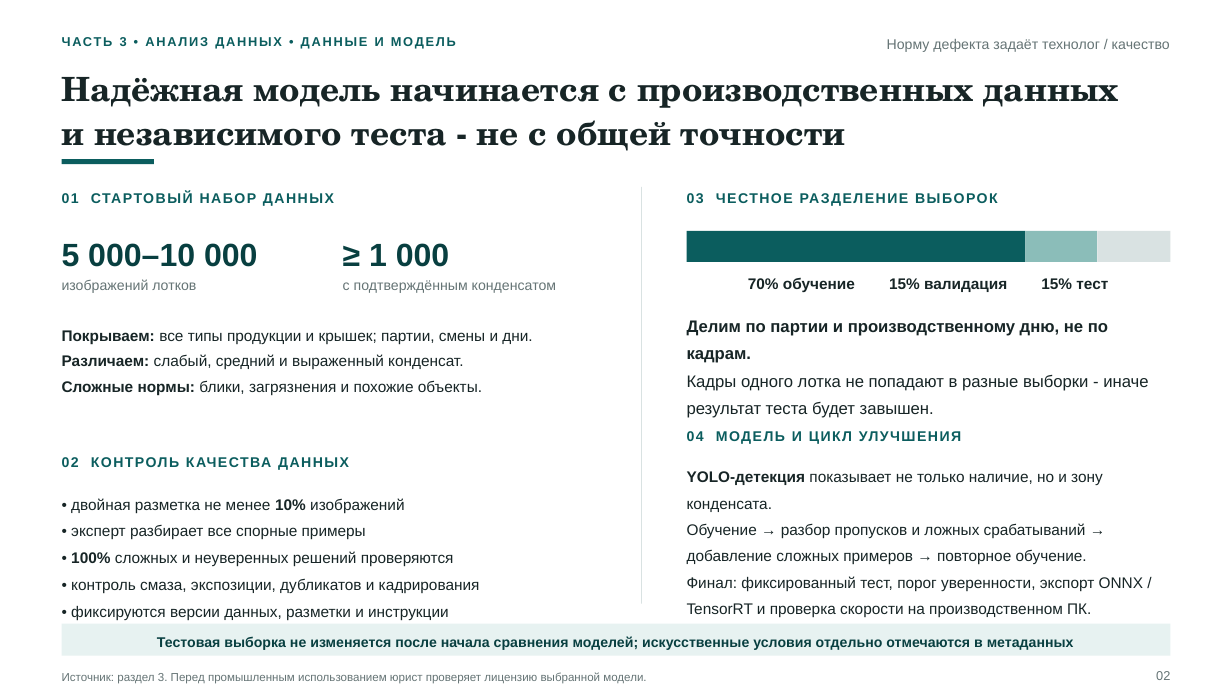
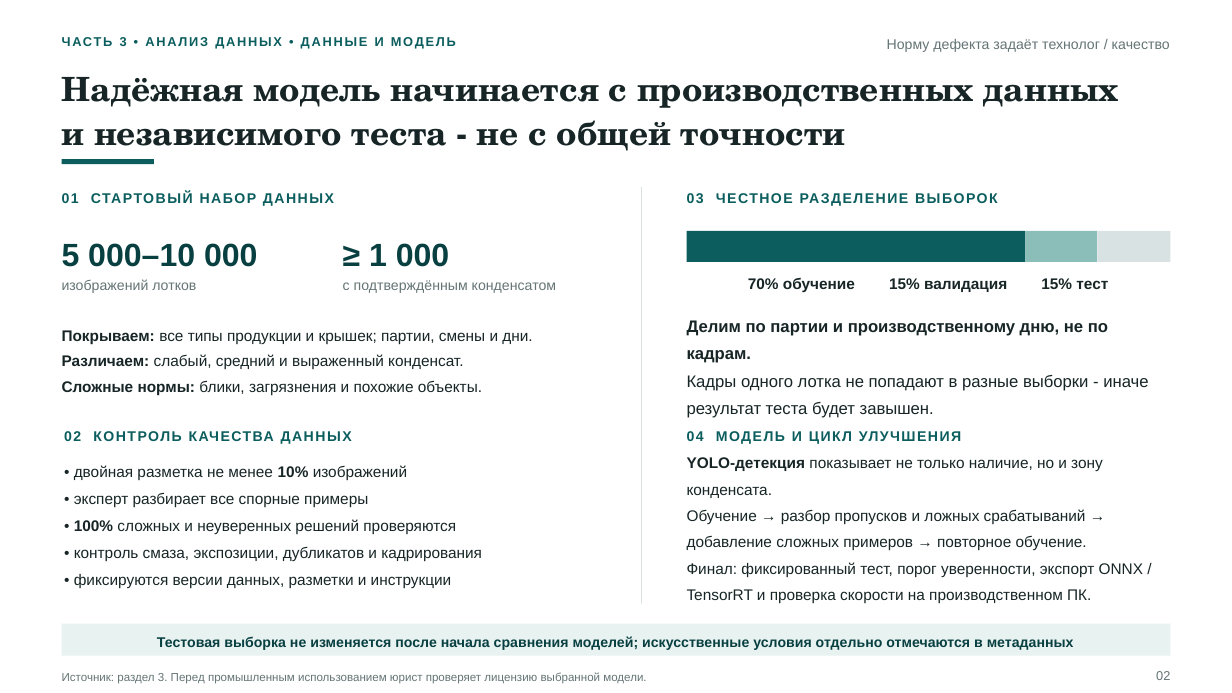
Before and after one commit to TatsianaPoto/head_of_IA, a slide deck: slide 10 of 8_Full_Presentation.pptx (slide 8 before the commit). Drawn at 1232x693 pixels with LibreOffice and Linux fonts; fonts in the diff are those of the drawing. Boxes give left, top, right and bottom in pixels: in the first picture for what was removed or moved away, otherwise in the second. Text is boxed around its words. In the diff, an @@ line names an element or a change of style, - is before the commit and + after.

```diff
--- a/8_Full_Presentation.pptx
+++ b/8_Full_Presentation.pptx
@@ text "02 КОНТРОЛЬ КАЧЕСТВА ДАННЫХ": place and size @@
-text "02 КОНТРОЛЬ КАЧЕСТВА ДАННЫХ" at [62, 451, 588, 474]
+text "02 КОНТРОЛЬ КАЧЕСТВА ДАННЫХ" at [64, 423, 590, 446]
@@ text "YOLO-детекция показывает не только наличие, ...": place and size @@
-text "YOLO-детекция показывает не только наличие, ..." at [687, 471, 1143, 614]
+text "YOLO-детекция показывает не только наличие, ..." at [687, 457, 1143, 600]
@@ text "• двойная разметка не менее ...": place and size @@
-text "• двойная разметка не менее ..." at [71, 498, 480, 620]
+text "• двойная разметка не менее ..." at [74, 465, 482, 588]
```
Also in this commit, not shown: 2 other slides changed, 2 slides added.
